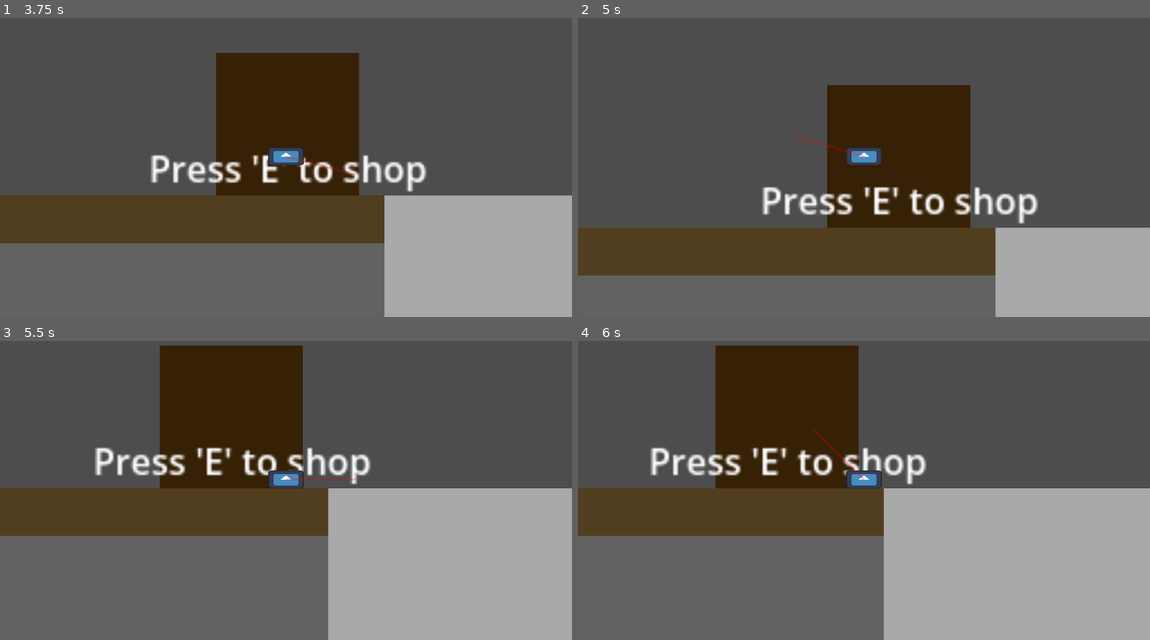
Above: before the commit, frames 1-4 (two rows, left to right).
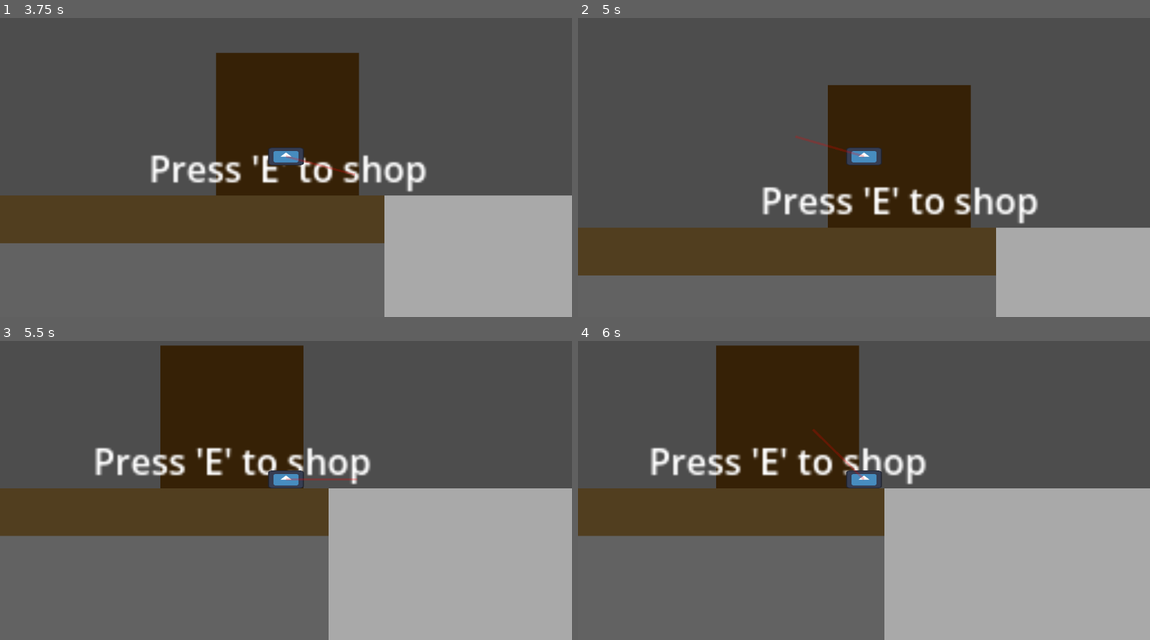
Above: after the commit, the same moments.

Repository: Vryllon/Meow_Miners
Game: Godot game, scene res://Scenes/levels/lobby.tscn
The game is run twice, just before and just after one commit, with the same random seed, the same clock (stepped at 60 frames per second) and the same inputs. The project has no main scene, so this scene is started directly. The engine's default icon, where the game draws it, is replaced by a stand-in: a white triangle on a blue panel in a dark square.
Inputs (mouse positions are in pixels of both pictures, inside the frame that each line leads up to):
- Up to frame 1 (3.75 s): move the mouse to (411, 140) at 0.52 s; press the mouse at (411, 140) at 0.53 s; hold Right (move_right) 0.53-2.03 s; tap W (jump) at 0.77, 1.52, 3.02 s; move the mouse to (171, 173) at 1.27 s; release the mouse at (171, 173) at 1.28 s; click (171, 173) at 1.35 s; tap E at 2, 3.5 s; move the mouse to (343, 86) at 2.02 s; press the mouse at (343, 86) at 2.03 s; hold A (move_left) 2.03-2.78 s; move the mouse to (257, 221) at 2.77 s; release the mouse at (257, 221) at 2.78 s; hold Right (move_right) from 2.78 s (still down); click (257, 221) at 2.85 s; move the mouse to (457, 203) at 3.52 s; press the mouse at (457, 203) at 3.53 s
- Up to frame 2 (5 s): tap W (jump) at 3.77, 4.52 s; move the mouse to (692, 107) at 4.27 s; release Right (move_right) at 4.28 s; release the mouse at (692, 107) at 4.28 s; hold A (move_left) from 4.28 s (still down); click (692, 107) at 4.35 s
- Up to frame 3 (5.5 s): tap E at 5 s; move the mouse to (314, 478) at 5.02 s; release A (move_left) at 5.03 s; press the mouse at (314, 478) at 5.03 s; hold Right (move_right) from 5.03 s (still down)
- Up to frame 4 (6 s): move the mouse to (778, 397) at 5.77 s; release Right (move_right) at 5.78 s; release the mouse at (778, 397) at 5.78 s; hold A (move_left) from 5.78 s (still down); click (778, 397) at 5.85 s

Frame 1 is identical in both runs. In frame 2, 0.2% of the frame differs, in the area x 43-74%, y 22-100%; in frame 3, 0.2%, in the area x 27-58%, y 1-100%; in frame 4, 0.2%.

Commit message:
Added physical walls to mine area
Added static bodies on either side of the mine area to prevent the player from escaping

Diff:
--- a/meow-miners/Scenes/Areas/Mining/mining_area.tscn
+++ b/meow-miners/Scenes/Areas/Mining/mining_area.tscn
@@ -14,6 +14,9 @@
 [sub_resource type="GradientTexture2D" id="GradientTexture2D_nfokm"]
 gradient = SubResource("Gradient_3h3yr")
 
+[sub_resource type="RectangleShape2D" id="RectangleShape2D_3h3yr"]
+size = Vector2(64, 1)
+
 [node name="Mining_Area" type="Node2D" unique_id=605624765]
 rotation = 1.5707964
 script = ExtResource("1_3h3yr")
@@ -26,3 +29,15 @@
 show_behind_parent = true
 scale = Vector2(250, 250)
 texture = SubResource("GradientTexture2D_nfokm")
+
+[node name="Left_Wall" type="StaticBody2D" parent="Walls" unique_id=563748987]
+position = Vector2(0, 3.7)
+
+[node name="CollisionShape2D" type="CollisionShape2D" parent="Walls/Left_Wall" unique_id=1403696837]
+shape = SubResource("RectangleShape2D_3h3yr")
+
+[node name="Right_Wall" type="StaticBody2D" parent="Walls" unique_id=178693677]
+position = Vector2(0, -3.7)
+
+[node name="CollisionShape2D" type="CollisionShape2D" parent="Walls/Right_Wall" unique_id=1206025715]
+shape = SubResource("RectangleShape2D_3h3yr")
--- a/meow-miners/Scenes/Characters/player.tscn
+++ b/meow-miners/Scenes/Characters/player.tscn
@@ -8,6 +8,7 @@
 height = 64.0
 
 [node name="Player" type="CharacterBody2D" unique_id=840833898]
+slide_on_ceiling = false
 script = ExtResource("1_40svl")
 
 [node name="Sprite2D" type="Sprite2D" parent="." unique_id=1166760083]
--- a/meow-miners/Scenes/levels/lobby.tscn
+++ b/meow-miners/Scenes/levels/lobby.tscn
@@ -19,6 +19,7 @@
 [node name="Player" parent="." unique_id=840833898 instance=ExtResource("1_b7rcr")]
 position = Vector2(0, -60)
 scale = Vector2(0.75, 0.75)
+slide_on_ceiling = false
 
 [node name="Mining_Area" parent="." unique_id=605624765 instance=ExtResource("1_fmxxw")]
 show_behind_parent = true
